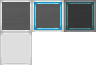
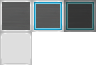
Two versions of the same layered image (96 × 65). Layer-by-layer changes:
painted on "Layer 5" over [35, 3, 93, 29]
